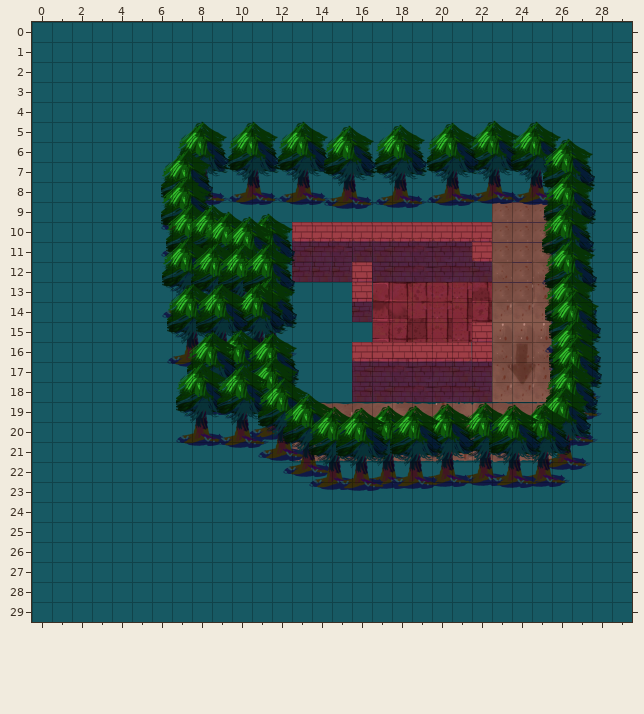
A Tiled map gets an edit: assets/maps/medium4.tmx. The picture above is the old version.
Cells are 128x128 px. Shown: x 0..29, y 0..29.
And afterwards:
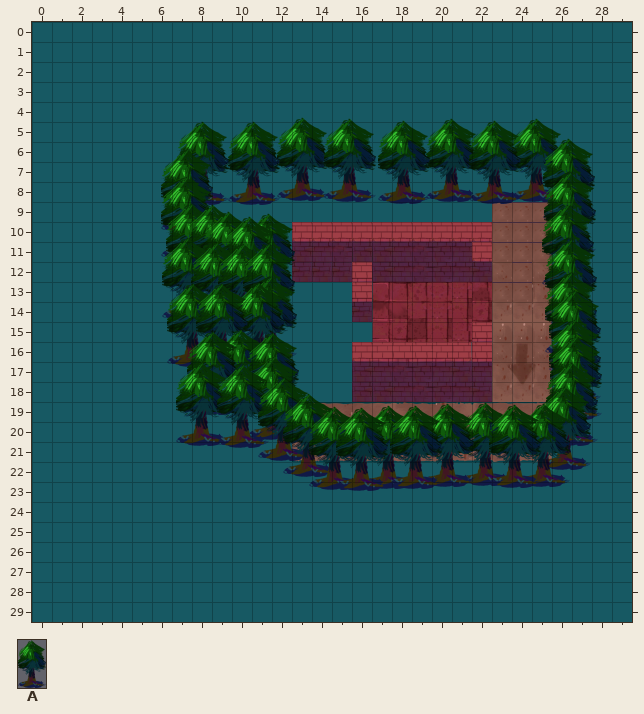
Key: from "trees": A 2 "tree3".
Objects are placed by their top-left corner, in cells (3,4 is the top-left corner of cell 3,4); size is 1x1 cell unless given.
From the commit log: Updated tree tileset so bottom of png matches with the bottom of drawing
Edits made:
Layer "images":
Object A "tree3" at 12.3,5 size 2.6x4.2 becomes A "tree3" at 12.2,4.8 size 2.6x4.2.
Object A "tree3" at 14.6,5.2 size 2.6x4.2 becomes A "tree3" at 14.6,4.8 size 2.6x4.2.
Pixel boxes of the changes (left, top, right, bottom) in both pictures:
changed: (277, 117, 377, 209)
